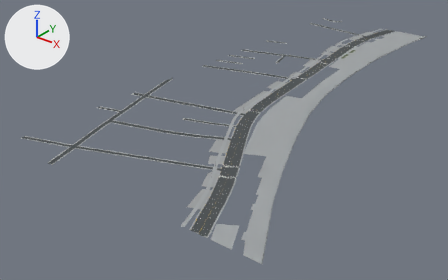
An edit to the glTF model projects/shanghai/assets/models/bund/web/bund-streets.glb, drawn before and after from the same camera.
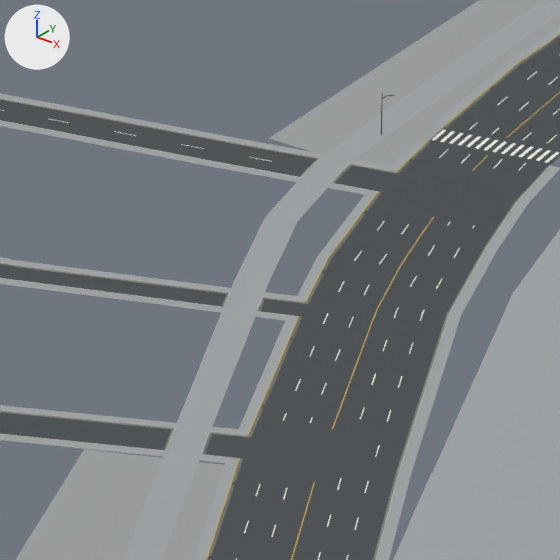
Old and new are each drawn whole from a 50 mm camera at (410.0, -686.0, 317.0) aimed at (-78.0, -76.0, -61.0) and again close up on the part from 47% to 58% of the width and 35% to 54% of the height. Every picture has the same lights, and +X, +Y and +Z are marked at upper left. The older version's two pictures come first. Vertices at exactly the same position are counted once.

Objects in the first close-up: 'Bund mapped public streetscape'.
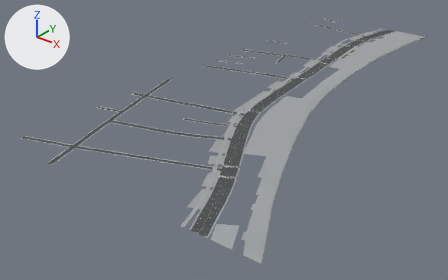
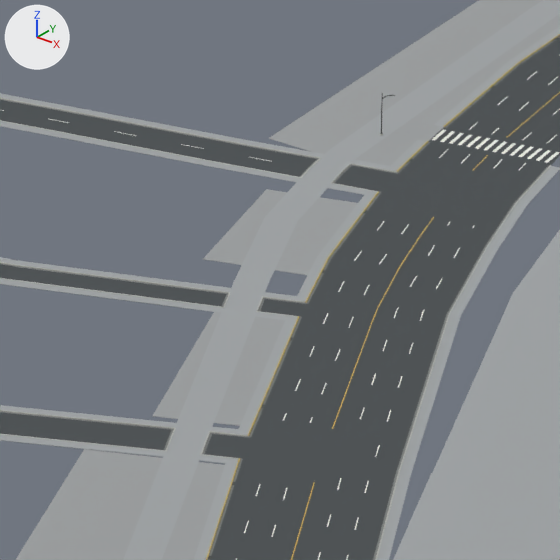
Edits to the bpy script that builds the scene:
```text
Change me_mesh_0:
    used by ob_bund_mapped_public_streetscape; location = (0.0, 0.0, 0.0)
    remove me_mesh_0.from_pydata(...)  # 69104 vertices, 138720 faces; spans x -190.0..173.0, y -340.0..379.0, z 0.0..6.0
    add me_mesh_0.from_pydata(...)  # 69146 vertices, 138820 faces; spans x -190.0..173.0, y -340.0..379.0, z 0.0..6.0
    me_mesh_0 part 1: 42 vertices added at x -35.0..2.0, y -168.0..-108.0, z 0.0
```

Pixel boxes (x1, y1, x2, y2) of what changed, in the close-ups (560 x 560 px):
part 1 of me_mesh_0, added: after (153, 189, 358, 426)
